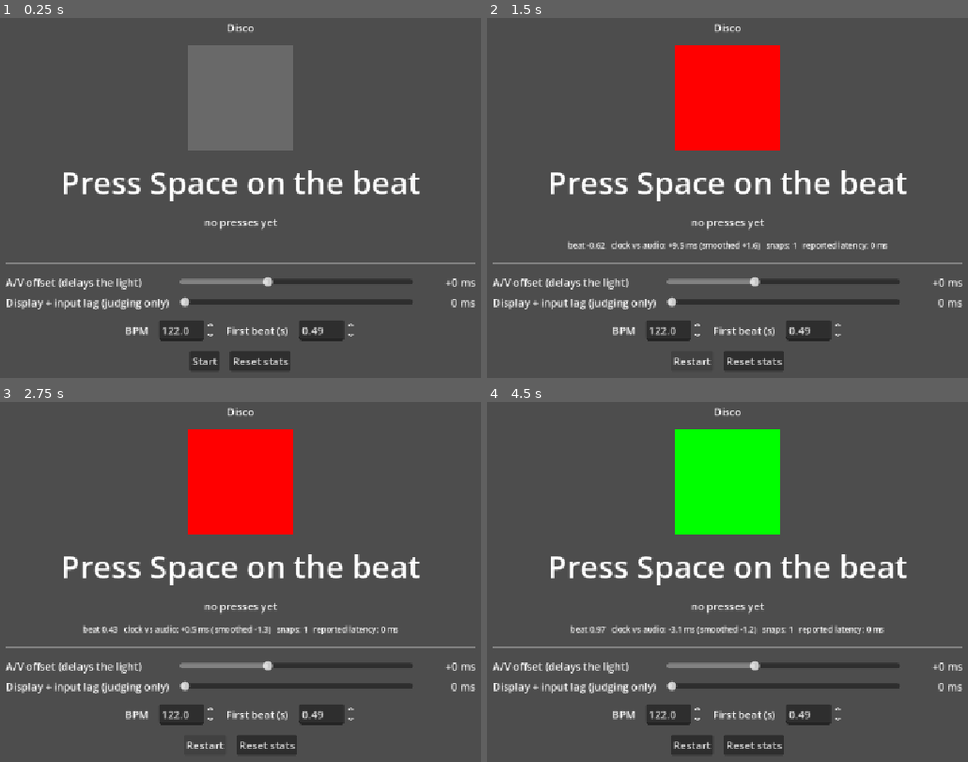
Above: before the commit, frames 1-4 (two rows, left to right).
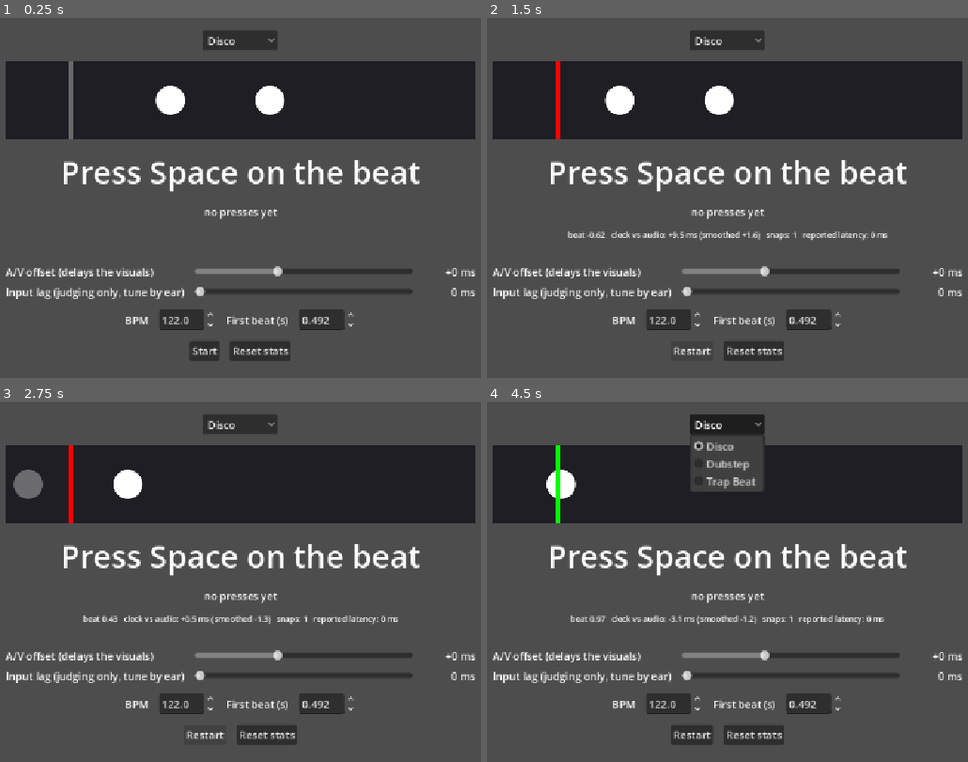
Above: after the commit, the same moments.

Repository: Helpsypoo/groovinator
Game: Godot game, scene res://scenes/beat_test.tscn
The game is run twice, just before and just after one commit, with the same random seed, the same clock (stepped at 60 frames per second) and the same inputs. Sound files missing from this copy of the repository are replaced by a short silence.
Inputs (mouse positions are in pixels of both pictures, inside the frame that each line leads up to):
- Up to frame 1 (0.25 s): no input
- Up to frame 2 (1.5 s): click (727, 39) at 0.5 s, where only the run after the commit has a clickable "Disco"; click "Start" at 1.25 s
- Up to frame 3 (2.75 s): click "Restart" at 2 s
- Up to frame 4 (4.5 s): click "Restart" at 2.75 s; click "Restart" at 3.5 s; click (727, 423) at 4.25 s, where only the run after the commit has a clickable "Disco"

The runs differ from the first frame. In frame 1, 35% of the frame differs, in the area x 1-99%, y 1-98%; in frame 2, 36%; in frame 3, 36%; in frame 4, 36%.

Commit message:
Delete 'vlog' track, add moving notes, improve slider labels.

Diff:
--- a/scenes/beat_test.gd
+++ b/scenes/beat_test.gd
@@ -9,22 +9,28 @@
 	{"name": "Good", "window": 0.080},
 	{"name": "Okay", "window": 0.120},
 ]
-# The light is green inside this tier's window, yellow inside the last tier's, red outside.
+# The bar is green inside this tier's window, red outside.
 const GREEN_TIER := 0
 
-@export var song: SongData
+## Every SongData resource in this folder is offered in the song dropdown.
+const SONGS_DIR := "res://songs"
+
+var song: SongData
 
 # Seconds visuals are held back so they are seen when the matching audio is heard.
 # Negative draws them ahead instead. Covers (unreported audio latency - display lag).
 var av_offset: float = 0.0
-# Display lag + input lag, in seconds. Added to av_offset when judging a press.
+# Display lag + input lag, in seconds. Added to av_offset when judging a press, so the
+# total is (audio latency + input lag). Shown to the player as just "input lag": it is
+# tuned by ear against the music, and naming the display would invite tuning it by eye.
 var input_offset: float = 0.0
 
+var _songs: Array[SongData] = []
 var _errors: Array[float] = []
 
 @onready var _clock: SongClock = %SongClock
-@onready var _title_label: Label = %TitleLabel
-@onready var _light: ColorRect = %Light
+@onready var _song_select: OptionButton = %SongSelect
+@onready var _lane: Control = %NoteLane
 @onready var _judgment_label: Label = %JudgmentLabel
 @onready var _stats_label: Label = %StatsLabel
 @onready var _clock_label: Label = %ClockLabel
@@ -38,13 +44,13 @@
 
 
 func _ready() -> void:
-	_title_label.text = song.title
-	_bpm_spin.value = song.bpm
-	_first_beat_spin.value = song.first_beat_offset
+	_load_songs()
+	_on_song_selected(0)
 	_on_av_slider_changed(_av_slider.value)
 	_on_input_slider_changed(_input_slider.value)
 	_update_stats()
 
+	_song_select.item_selected.connect(_on_song_selected)
 	_av_slider.value_changed.connect(_on_av_slider_changed)
 	_input_slider.value_changed.connect(_on_input_slider_changed)
 	# Live tweaks for authoring by ear. Not saved: copy the values into the song's .tres.
@@ -53,6 +59,31 @@
 	_start_button.pressed.connect(_on_start_pressed)
 	%ResetStatsButton.pressed.connect(_reset_stats)
 	_clock.finished.connect(func() -> void: _start_button.text = "Start")
+
+
+func _load_songs() -> void:
+	# ResourceLoader rather than DirAccess: it still sees the original file names
+	# in exported builds, where resources are converted and remapped.
+	var files := ResourceLoader.list_directory(SONGS_DIR)
+	files.sort()
+	for file in files:
+		if file.get_extension() != "tres":
+			continue
+		var loaded := load(SONGS_DIR.path_join(file)) as SongData
+		if loaded != null:
+			_songs.append(loaded)
+			_song_select.add_item(loaded.title)
+	assert(not _songs.is_empty(), "No SongData resources found in %s" % SONGS_DIR)
+
+
+func _on_song_selected(index: int) -> void:
+	_clock.stop()
+	song = _songs[index]
+	_bpm_spin.set_value_no_signal(song.bpm)
+	_first_beat_spin.set_value_no_signal(song.first_beat_offset)
+	_start_button.text = "Start"
+	_judgment_label.text = "Press Space on the beat"
+	_reset_stats()
 
 
 func _input(event: InputEvent) -> void:
@@ -65,15 +96,18 @@
 
 
 func _process(_delta: float) -> void:
+	_lane.song = song
 	if not _clock.is_playing:
-		_light.color = Color.DIM_GRAY
+		_lane.time = 0.0
+		_lane.bar_color = Color.DIM_GRAY
 		return
 
-	var error := absf(_error_to_nearest_beat(_clock.get_song_time() - av_offset))
-	if error <= TIERS[GREEN_TIER].window:
-		_light.color = Color.GREEN
+	var visual_time := _clock.get_song_time() - av_offset
+	_lane.time = visual_time
+	if absf(_error_to_nearest_beat(visual_time)) <= TIERS[GREEN_TIER].window:
+		_lane.bar_color = Color.GREEN
 	else:
-		_light.color = Color.RED
+		_lane.bar_color = Color.RED
 
 	_clock_label.text = "beat %.2f   clock vs audio: %+.1f ms (smoothed %+.1f)   snaps: %d   reported latency: %.0f ms%s" % [
 		_clock.get_beat_position(),
--- a/scenes/beat_test.tscn
+++ b/scenes/beat_test.tscn
@@ -2,7 +2,7 @@
 
 [ext_resource type="Script" uid="uid://dbusjriyouom2" path="res://scenes/beat_test.gd" id="1_script"]
 [ext_resource type="Script" uid="uid://bwfgm58ki0gk6" path="res://core/song_clock.gd" id="2_clock"]
-[ext_resource type="Resource" path="res://songs/disco.tres" id="3_song"]
+[ext_resource type="Script" path="res://scenes/note_lane.gd" id="3_lane"]
 
 [node name="BeatTest" type="Control" unique_id=459559189]
 layout_mode = 3
@@ -12,7 +12,6 @@
 grow_horizontal = 2
 grow_vertical = 2
 script = ExtResource("1_script")
-song = ExtResource("3_song")
 
 [node name="SongClock" type="Node" parent="." unique_id=753153340]
 unique_name_in_owner = true
@@ -31,18 +30,17 @@
 layout_mode = 2
 theme_override_constants/separation = 16
 
-[node name="TitleLabel" type="Label" parent="Center/VBox" unique_id=1110004390]
+[node name="SongSelect" type="OptionButton" parent="Center/VBox" unique_id=1092755371]
 unique_name_in_owner = true
 layout_mode = 2
-text = "Song"
-horizontal_alignment = 1
+size_flags_horizontal = 4
+focus_mode = 0
 
-[node name="Light" type="ColorRect" parent="Center/VBox" unique_id=11815003]
+[node name="NoteLane" type="Control" parent="Center/VBox"]
 unique_name_in_owner = true
-custom_minimum_size = Vector2(160, 160)
+custom_minimum_size = Vector2(720, 120)
 layout_mode = 2
-size_flags_horizontal = 4
-color = Color(0.41, 0.41, 0.41, 1)
+script = ExtResource("3_lane")
 
 [node name="JudgmentLabel" type="Label" parent="Center/VBox" unique_id=852156795]
 unique_name_in_owner = true
@@ -73,7 +71,7 @@
 
 [node name="AvLabel" type="Label" parent="Center/VBox/Grid" unique_id=209540487]
 layout_mode = 2
-text = "A/V offset (delays the light)"
+text = "A/V offset (delays the visuals)"
 
 [node name="AvSlider" type="HSlider" parent="Center/VBox/Grid" unique_id=260726249]
 unique_name_in_owner = true
@@ -93,7 +91,7 @@
 
 [node name="InputLabel" type="Label" parent="Center/VBox/Grid" unique_id=84256575]
 layout_mode = 2
-text = "Display + input lag (judging only)"
+text = "Input lag (judging only, tune by ear)"
 
 [node name="InputSlider" type="HSlider" parent="Center/VBox/Grid" unique_id=793250805]
 unique_name_in_owner = true
@@ -136,7 +134,7 @@
 layout_mode = 2
 min_value = -5.0
 max_value = 30.0
-step = 0.005
+step = 0.001
 
 [node name="Buttons" type="HBoxContainer" parent="Center/VBox" unique_id=1396253003]
 layout_mode = 2
--- /dev/null
+++ b/scenes/note_lane.gd
@@ -0,0 +1,51 @@
+extends Control
+## Notes scroll right to left and cross a stationary bar exactly on their beat.
+##
+## The owner feeds in the time to draw for (already shifted by the A/V offset) and
+## the bar colour each frame; this node only draws.
+
+## Seconds a note takes to travel from the right edge to the bar.
+@export var lead_time: float = 2.0
+## Distance of the bar from the left edge, in pixels. Notes keep going past it.
+@export var bar_x: float = 100.0
+@export var bar_width: float = 8.0
+@export var note_radius: float = 22.0
+@export var note_color: Color = Color.WHITE
+@export var lane_color: Color = Color(0.12, 0.12, 0.14)
+
+var song: SongData
+var time: float = 0.0
+var bar_color: Color = Color.DIM_GRAY
+
+
+func _ready() -> void:
+	clip_contents = true
+
+
+func _process(_delta: float) -> void:
+	queue_redraw()
+
+
+func _draw() -> void:
+	draw_rect(Rect2(Vector2.ZERO, size), lane_color)
+	if song != null:
+		_draw_notes()
+	draw_rect(Rect2(bar_x - bar_width / 2.0, 0.0, bar_width, size.y), bar_color)
+
+
+func _draw_notes() -> void:
+	var pixels_per_second := (size.x - bar_x) / lead_time
+	# Time span currently on screen, padded so notes slide fully off both edges.
+	var margin := note_radius / pixels_per_second
+	var earliest := time - bar_x / pixels_per_second - margin
+	var latest := minf(time + lead_time + margin, song.stream.get_length())
+
+	var first_beat := maxi(0, ceili(song.time_to_beat(earliest)))
+	var last_beat := floori(song.time_to_beat(latest))
+	for beat in range(first_beat, last_beat + 1):
+		var x := bar_x + (song.beat_to_time(beat) - time) * pixels_per_second
+		var color := note_color
+		if x < bar_x:
+			# Fade out once past the bar.
+			color.a = clampf(x / bar_x, 0.0, 1.0)
+		draw_circle(Vector2(x, size.y / 2.0), note_radius, color, true, -1.0, true)
--- /dev/null
+++ b/songs/dubstep.tres
@@ -0,0 +1,11 @@
+[gd_resource type="Resource" script_class="SongData" format=3]
+
+[ext_resource type="Script" path="res://songs/song_data.gd" id="1_script"]
+[ext_resource type="AudioStream" path="res://Tracks/solarflex-dubstep-dubstep-music-571718.mp3" id="2_stream"]
+
+[resource]
+script = ExtResource("1_script")
+title = "Dubstep"
+stream = ExtResource("2_stream")
+bpm = 147.0
+first_beat_offset = 0.062
--- /dev/null
+++ b/songs/trap.tres
@@ -0,0 +1,10 @@
+[gd_resource type="Resource" script_class="SongData" format=3 uid="uid://b0doqidt6gntj"]
+
+[ext_resource type="Script" uid="uid://ipo7nfyi4rub" path="res://songs/song_data.gd" id="1_script"]
+[ext_resource type="AudioStream" uid="uid://bwyx2564atlb1" path="res://Tracks/atlasaudio-trap-beat-590006.mp3" id="2_stream"]
+
+[resource]
+script = ExtResource("1_script")
+title = "Trap Beat"
+stream = ExtResource("2_stream")
+bpm = 100.0
Not shown, removed: Tracks/tunetank-vlog-beat-background-349853.mp3.import
Not shown, added: scenes/note_lane.gd.uid
Not shown, changed: .gitignore
Not shown, removed: Tracks/tunetank-vlog-beat-background-349853.mp3
